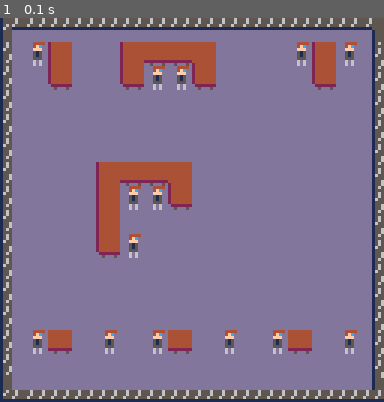
Above: before the commit, frame 1.
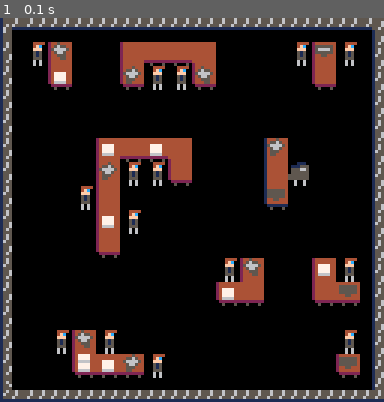
Above: after the commit, the same moment.

Repository: Speedphoenix/Summon-the-Intern
Game: PICO-8 cartridge summonTheIntern.p8
The game is run twice, just before and just after one commit, with the same random seed, the same clock (stepped at 60 frames per second) and the same inputs.
Inputs:
- Up to frame 1 (0.1 s): no input

The runs differ from the first frame. In frame 1, 82% of the frame differs, in the area x 0-100%, y 0-97%.

Commit message:
gfx only

Diff:
--- a/summonTheIntern.p8
+++ b/summonTheIntern.p8
@@ -1,8 +1,9 @@
 pico-8 cartridge // http://www.pico-8.com
 version 42
 __lua__
-cls(13)
+cls()
 map(0, 0)
+map(16, 0)
 
 
 
@@ -61,22 +62,22 @@
 
 
 __gff__
-0000000000000000000000000000000000000000000000000000000000000000000000000000000000000000000000000000000000000000000000000000000001010100000000000000000000010101010100000000000000000000000100010000000000000000000000000001010100000000000000000000000000000000
+0000000000000000000000000000000000000000000000000000000000000000000000000000000000000000000000000000000000000000000000000000000001010101000000000000000000010101010000010000000000000000000100010000000000000000000000000001010100000000000000000000000000000000
 0000000000000000000000000000000000000000000000000000000000000000000000000000000000000000000000000000000000000000000000000000000000000000000000000000000000000000000000000000000000000000000000000000000000000000000000000000000000000000000000000000000000000000
 __map__
-4d4e4e4e4e4e4e4e4e4e4e4e4e4e4e4f00000000000000000000000000000000000000000000000000000000000000000000000000000000000000000000000000000000000000000000000000000000000000000000000000000000000000000000000000000000000000000000000000000000000000000000000000000000
-5d11400000404141420000001140115f00000000000000000000000000000000000000000000000000000000000000000000000000000000000000000000000000000000000000000000000000000000000000000000000000000000000000000000000000000000000000000000000000000000000000000000000000000000
-5d00500000501111500000000050005f00000000000000000000000000000000000000000000000000000000000000000000000000000000000000000000000000000000000000000000000000000000000000000000000000000000000000000000000000000000000000000000000000000000000000000000000000000000
-5d00000000000000000000000000005f00000000000000000000000000000000000000000000000000000000000000000000000000000000000000000000000000000000000000000000000000000000000000000000000000000000000000000000000000000000000000000000000000000000000000000000000000000000
-5d00000000000000000000000000005f00000000000000000000000000000000000000000000000000000000000000000000000000000000000000000000000000000000000000000000000000000000000000000000000000000000000000000000000000000000000000000000000000000000000000000000000000000000
-5d00000000000000000000000000005f00000000000000000000000000000000000000000000000000000000000000000000000000000000000000000000000000000000000000000000000000000000000000000000000000000000000000000000000000000000000000000000000000000000000000000000000000000000
-5d00000040414142000000000000005f00000000000000000000000000000000000000000000000000000000000000000000000000000000000000000000000000000000000000000000000000000000000000000000000000000000000000000000000000000000000000000000000000000000000000000000000000000000
-5d00000040111150000000000000005f00000000000000000000000000000000000000000000000000000000000000000000000000000000000000000000000000000000000000000000000000000000000000000000000000000000000000000000000000000000000000000000000000000000000000000000000000000000
-5d00000040000000000000000000005f00000000000000000000000000000000000000000000000000000000000000000000000000000000000000000000000000000000000000000000000000000000000000000000000000000000000000000000000000000000000000000000000000000000000000000000000000000000
-5d00000050110000000000000000005f00000000000000000000000000000000000000000000000000000000000000000000000000000000000000000000000000000000000000000000000000000000000000000000000000000000000000000000000000000000000000000000000000000000000000000000000000000000
-5d00000000000000000000000000005f00000000000000000000000000000000000000000000000000000000000000000000000000000000000000000000000000000000000000000000000000000000000000000000000000000000000000000000000000000000000000000000000000000000000000000000000000000000
-5d00000000000000000000000000005f00000000000000000000000000000000000000000000000000000000000000000000000000000000000000000000000000000000000000000000000000000000000000000000000000000000000000000000000000000000000000000000000000000000000000000000000000000000
-5d00000000000000000000000000005f00000000000000000000000000000000000000000000000000000000000000000000000000000000000000000000000000000000000000000000000000000000000000000000000000000000000000000000000000000000000000000000000000000000000000000000000000000000
-5d11410011001141001100114100115f00000000000000000000000000000000000000000000000000000000000000000000000000000000000000000000000000000000000000000000000000000000000000000000000000000000000000000000000000000000000000000000000000000000000000000000000000000000
-5d00000000000000000000000000005f00000000000000000000000000000000000000000000000000000000000000000000000000000000000000000000000000000000000000000000000000000000000000000000000000000000000000000000000000000000000000000000000000000000000000000000000000000000
-6d6e6e6e6e6e6e6e6e6e6e6e6e6e6e6f00000000000000000000000000000000000000000000000000000000000000000000000000000000000000000000000000000000000000000000000000000000000000000000000000000000000000000000000000000000000000000000000000000000000000000000000000000000
+4d4e4e4e4e4e4e4e4e4e4e4e4e4e4e4f10101010101010101010101010101010000000000000000000000000000000000000000000000000000000000000000000000000000000000000000000000000000000000000000000000000000000000000000000000000000000000000000000000000000000000000000000000000
+5d11400000404141420000001140115f10003800000000000000000000360010000000000000000000000000000000000000000000000000000000000000000000000000000000000000000000000000000000000000000000000000000000000000000000000000000000000000000000000000000000000000000000000000
+5d00500000501111500000000050005f10003a00003900003800000000000010000000000000000000000000000000000000000000000000000000000000000000000000000000000000000000000000000000000000000000000000000000000000000000000000000000000000000000000000000000000000000000000000
+5d00000000000000000000000000005f10000000000000000000000000000010000000000000000000000000000000000000000000000000000000000000000000000000000000000000000000000000000000000000000000000000000000000000000000000000000000000000000000000000000000000000000000000000
+5d00000000000000000000000000005f10000000000000000000000000000010000000000000000000000000000000000000000000000000000000000000000000000000000000000000000000000000000000000000000000000000000000000000000000000000000000000000000000000000000000000000000000000000
+5d00000040414142000000430000005f100000003a003a000000003900000010000000000000000000000000000000000000000000000000000000000000000000000000000000000000000000000000000000000000000000000000000000000000000000000000000000000000000000000000000000000000000000000000
+5d00000040111150000000433000005f10000000390000000000000000000010000000000000000000000000000000000000000000000000000000000000000000000000000000000000000000000000000000000000000000000000000000000000000000000000000000000000000000000000000000000000000000000000
+5d00001140000000000000530000005f10000000000000000000003700000010000000000000000000000000000000000000000000000000000000000000000000000000000000000000000000000000000000000000000000000000000000000000000000000000000000000000000000000000000000000000000000000000
+5d00000040110000000000000000005f100000003a0000000000000000000010000000000000000000000000000000000000000000000000000000000000000000000000000000000000000000000000000000000000000000000000000000000000000000000000000000000000000000000000000000000000000000000000
+5d00000050000000000000000000005f10000000000000000000000000000010000000000000000000000000000000000000000000000000000000000000000000000000000000000000000000000000000000000000000000000000000000000000000000000000000000000000000000000000000000000000000000000000
+5d00000000000000001140000040115f100000000000000000003800003a0010000000000000000000000000000000000000000000000000000000000000000000000000000000000000000000000000000000000000000000000000000000000000000000000000000000000000000000000000000000000000000000000000
+5d00000000000000005041000050415f1000000000000000003a000000003710000000000000000000000000000000000000000000000000000000000000000000000000000000000000000000000000000000000000000000000000000000000000000000000000000000000000000000000000000000000000000000000000
+5d00000000000000000000000000005f10000000000000000000000000000010000000000000000000000000000000000000000000000000000000000000000000000000000000000000000000000000000000000000000000000000000000000000000000000000000000000000000000000000000000000000000000000000
+5d00114011000000000000000000115f10000038000000000000000000000010000000000000000000000000000000000000000000000000000000000000000000000000000000000000000000000000000000000000000000000000000000000000000000000000000000000000000000000000000000000000000000000000
+5d00005041411100000000000000505f1000003b3a3900000000000000003710000000000000000000000000000000000000000000000000000000000000000000000000000000000000000000000000000000000000000000000000000000000000000000000000000000000000000000000000000000000000000000000000
+6d6e6e6e6e6e6e6e6e6e6e6e6e6e6e6f10101010101010101010101010101010000000000000000000000000000000000000000000000000000000000000000000000000000000000000000000000000000000000000000000000000000000000000000000000000000000000000000000000000000000000000000000000000
Not shown, changed: 38 lines of the sprite sheet (__gfx__) section of summonTheIntern.p8
